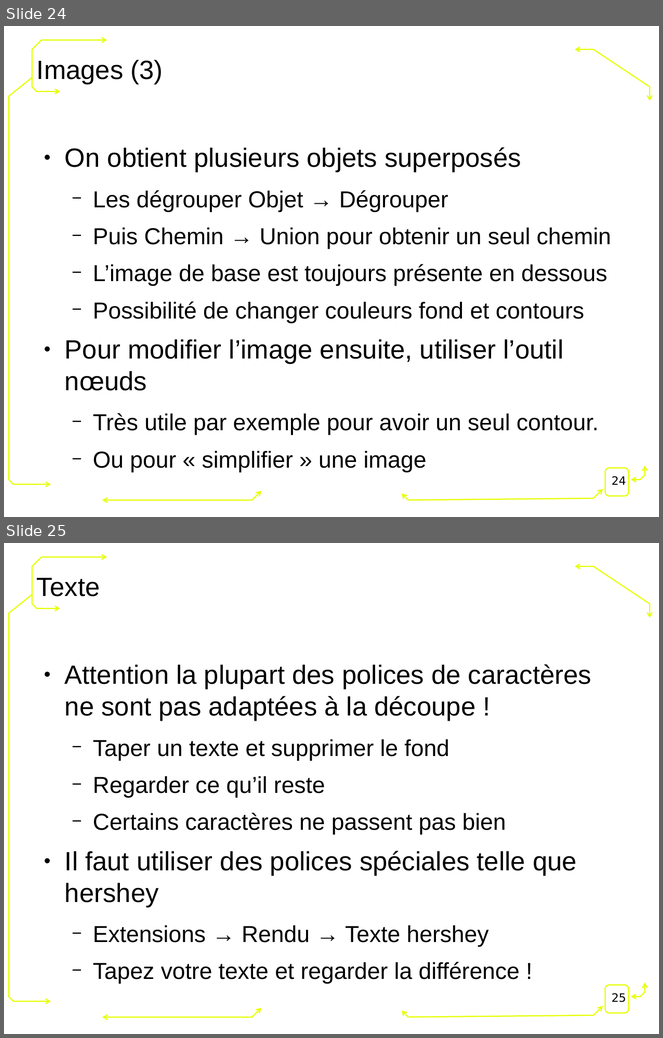
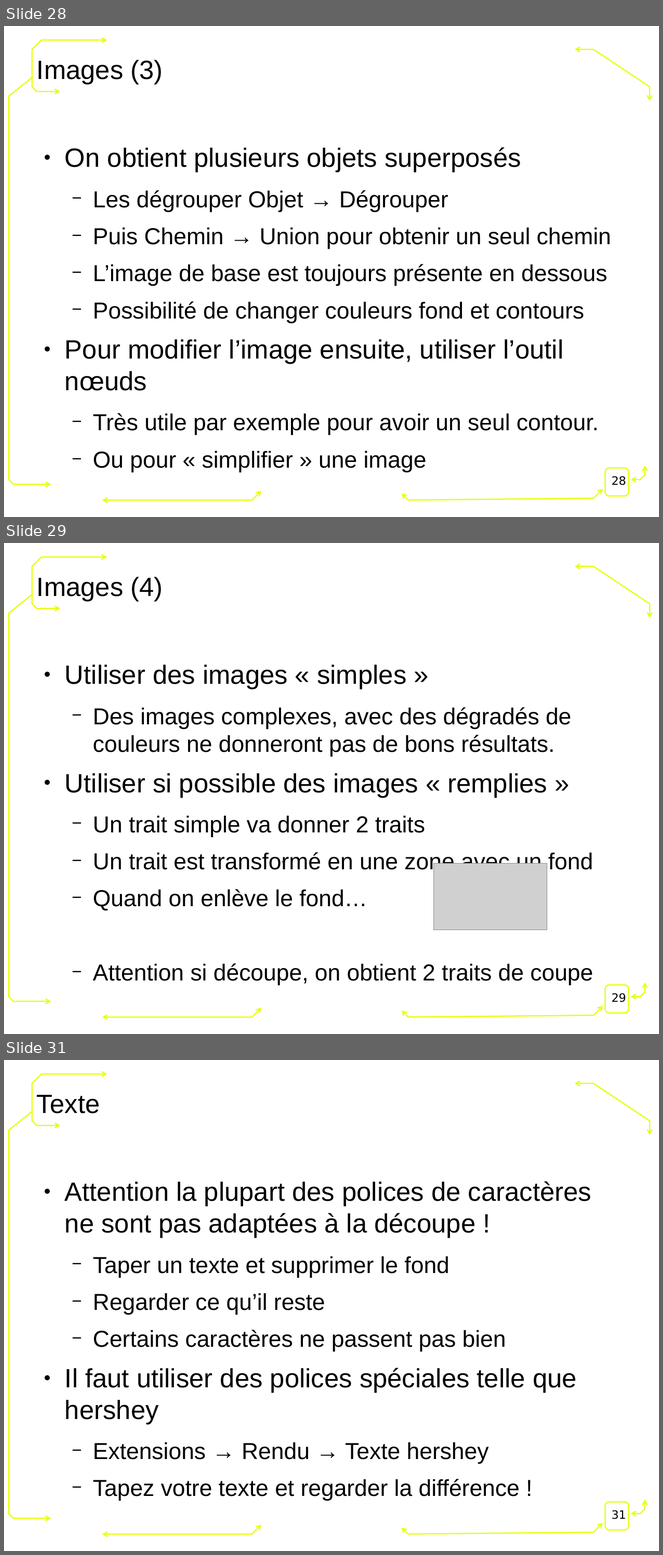
Before and after one commit to FablabLannion/Formation-Fondation-Orange, a slide deck: conception2D.odp. Shown one above the other, each under a label of ours: slides 24 and 25 before the commit, slides 28, 29 and 31 after it; the slides between them are not shown. The pictures are 663x1038 and 663x1555 pixels, drawn with LibreOffice and Linux fonts; fonts in the diff are those of the drawing; grey boxes stand for pictures; background and template pictures are left out. Boxes give left, top, right and bottom in pixels: in the first picture for what was removed or moved away, otherwise in the second. Text is boxed around its words. In the diff, an @@ line names an element or a change of style, - is before the commit and + after.

```diff
--- a/conception2D.odp
+++ b/conception2D.odp
@@ slide 29 added at (4, 543, 659, 1034), background #FFFFFF; not listed: 7 template elements that a slide beside it also shows @@
@@ title added at (37, 577, 163, 601), 32 pt, text #000000 @@
+Images (4)
@@ text added at (65, 665, 593, 986), 28 pt, text #000000 @@
+● Utiliser des images « simples »
+  − Des images complexes, avec des dégradés de couleurs ne donneront pas de bons résultats.
+● Utiliser si possible des images « remplies »
+  − Un trait simple va donner 2 traits
+  − Un trait est transformé en une zone avec un fond
+  − Quand on enlève le fond…
+  − Attention si découpe, on obtient 2 traits de coupe
@@ line added from (283, 861) to (285, 866), #000000 0 pt @@
@@ picture added at (434, 863, 547, 930) @@
@@ page number added at (612, 993, 626, 1003), 14 pt, text #000000 @@
+29
@@ what was slide 24 is now slide 28 @@
@@ page number at (612, 476, 626, 486): text changed @@
-24
+28
@@ what was slide 25 is now slide 31 @@
@@ page number at (612, 1510, 626, 1520): text changed @@
-25
+31
```
Also in this commit, not shown: 7 slides changed, 6 other slides added, 1 slide removed, 2 other files.
